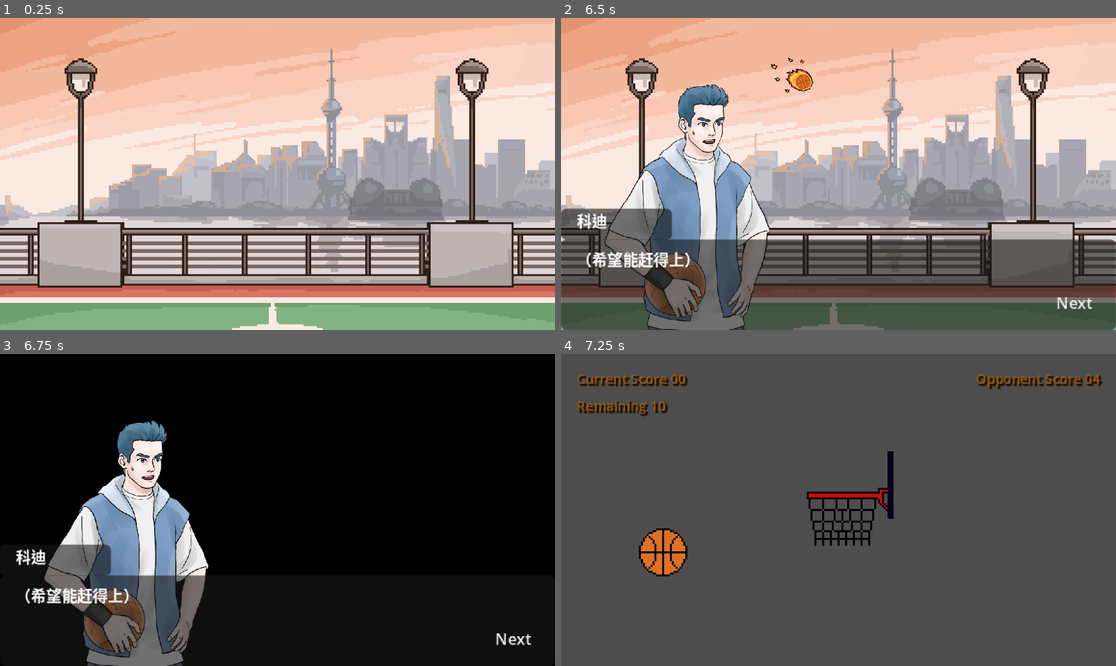
Above: before the commit, frames 1-4 (two rows, left to right).
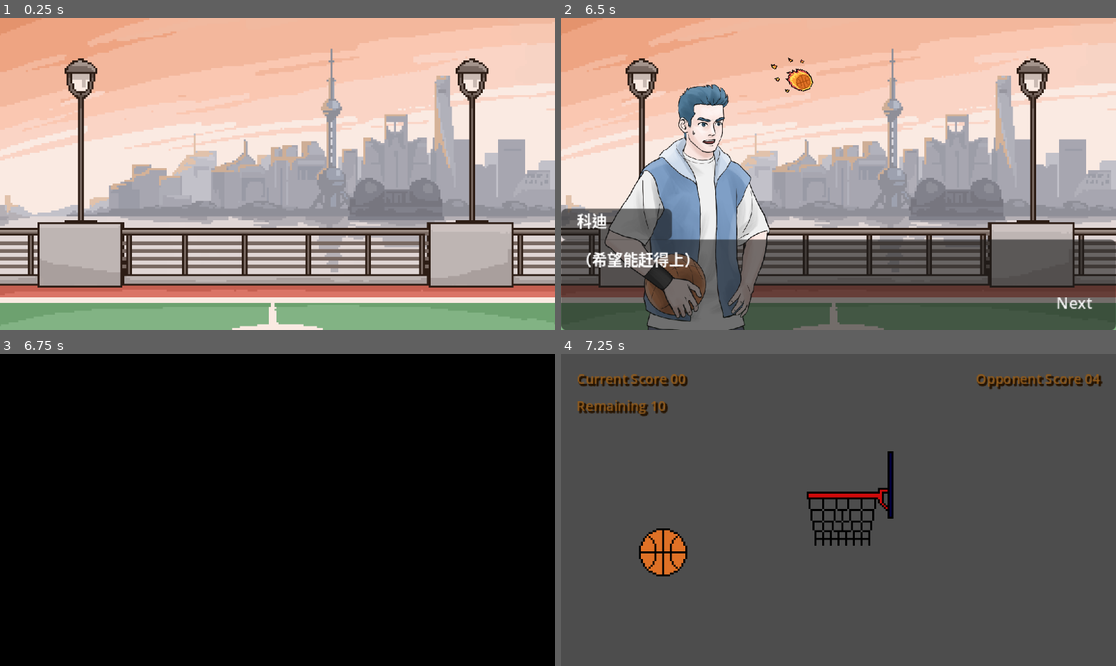
Above: after the commit, the same moments.

Repository: KodeDino/basketball-shooter-simulator
Game: Godot game, scene res://Scenes/CutScenes/LevelOne/LevelOneEnd.tscn
The game is run twice, just before and just after one commit, with the same random seed, the same clock (stepped at 60 frames per second) and the same inputs. This scene is started directly instead of the project's main scene. Sound files missing from this copy of the repository are replaced by a short silence.
Inputs (mouse positions are in pixels of both pictures, inside the frame that each line leads up to):
- Up to frame 1 (0.25 s): no input
- Up to frame 2 (6.5 s): tap Enter at 0.5 s; move the mouse to (960, 158) at 0.52 s; press the mouse at (960, 158) at 0.53 s; release the mouse at (960, 158) at 1.25 s; drag from (727, 189) to (810, 236) at 1.27 s; move the mouse to (894, 105) at 2.02 s; press the mouse at (894, 105) at 2.03 s; release the mouse at (894, 105) at 2.75 s; drag from (810, 236) to (672, 127) at 2.77 s; click "Next" at 3.5 s; click "Next" at 4.25 s; click "Next" at 5 s; tap Space at 5.75 s; move the mouse to (1005, 220) at 5.77 s; press the mouse at (1005, 220) at 5.78 s
- Up to frame 3 (6.75 s): release the mouse at (444, 556) at 6.5 s; tap Enter at 6.5 s; drag from (111, 463) to (194, 432) at 6.52 s
- Up to frame 4 (7.25 s): no input

Frames 1-2 are identical in both runs. In frame 3, 14% of the frame differs, in the area x 2-96%, y 21-100%; in frame 4, nothing differs.

Commit message:
chore: minor-adjustment

Diff:
--- a/Autoloads/SignalManager.gd
+++ b/Autoloads/SignalManager.gd
@@ -11,6 +11,7 @@
 func emit_on_basketball_removed() -> void:
 	on_basketball_removed.emit()
 
+# signal emitted with the updated dialogue data
 func emit_on_dialogue_updated(data: Dictionary) -> void:
 	on_dialogue_updated.emit(data)
 
--- a/Scenes/CutScenes/LevelOne/LevelOneEnd.gd
+++ b/Scenes/CutScenes/LevelOne/LevelOneEnd.gd
@@ -4,15 +4,13 @@
 
 # Called when the node enters the scene tree for the first time.
 func _ready() -> void:
-	pass # Replace with function body.
-
-
-# Called every frame. 'delta' is the elapsed time since the previous frame.
-func _process(delta: float) -> void:
-	pass
+	SignalManager.on_dialogue_finished.connect(hide_panel)
 
 
 func show_panel() -> void:
 	var dialogue_data = load("res://Resources/LevelOneEndDialogue.tres")
 	DialogueManager.start_dialogue(dialogue_data)
 	canvas_layer.show()
+
+func hide_panel() -> void:
+	canvas_layer.hide()
--- a/Scenes/CutScenes/LevelOne/LevelOneIntro.gd
+++ b/Scenes/CutScenes/LevelOne/LevelOneIntro.gd
@@ -13,7 +13,6 @@
 func show_panel() -> void:
 	audio_stream_player.stop()
 	var dialogue_data = load("res://Resources/LevelOneIntroDialogue.tres")
-
 	DialogueManager.start_dialogue(dialogue_data)
 	canvas_layer.show()
 
